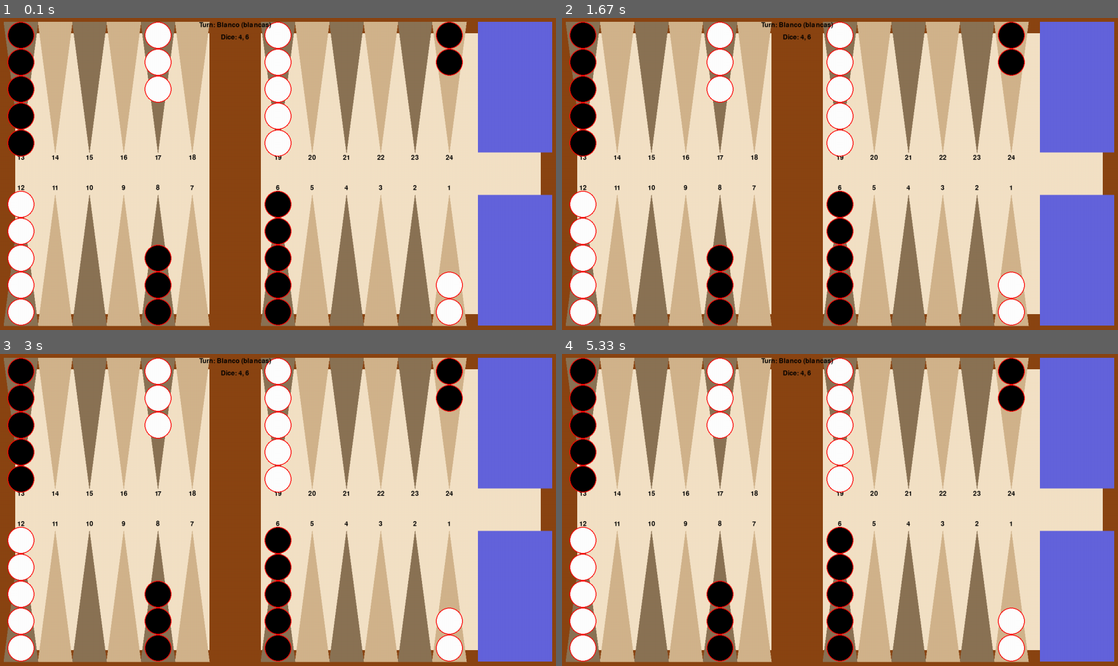
Above: before the commit, frames 1-4 (two rows, left to right).
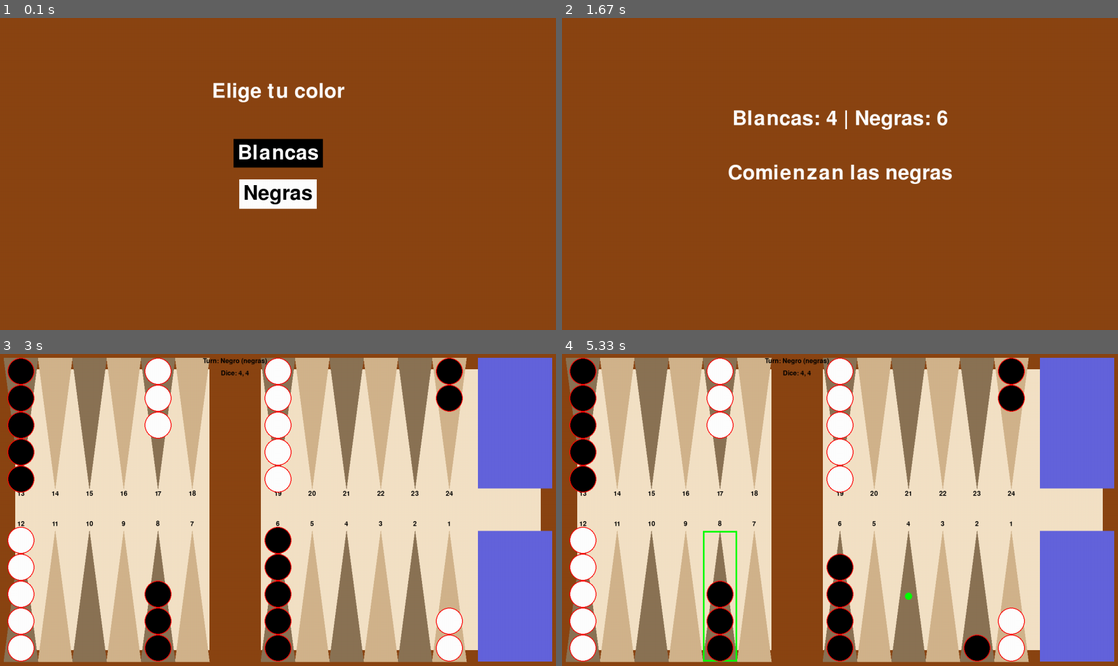
Above: after the commit, the same moments.

Repository: um-computacion/computacion-2025-backgammon-BarbozaFederico
Game: pygame game, started from backgammon/pygame_ui/ui.py
Same seed, same stepped clock (60 frames per second), same inputs: the game is played once before the commit and once after it.
Inputs (mouse positions are in pixels of both pictures, inside the frame that each line leads up to):
- Up to frame 1 (0.1 s): no input
- Up to frame 2 (1.67 s): click (817, 189) at 0.38 s
- Up to frame 3 (3 s): no input
- Up to frame 4 (5.33 s): click (984, 559) at 3.22 s; click (840, 597) at 4.05 s; click (979, 597) at 4.38 s; click (717, 597) at 5.22 s

The runs differ from the first frame. In frame 1, 87% of the frame differs, in the area x 0-100%, y 1-99%; in frame 2, 86%; in frame 3, 0.1%; in frame 4, 1.2%.

Commit message:
fix: se arreglo lo de la tirada inicial (se habia arreglado previamente)

Diff:
--- a/backgammon/core/backgammon.py
+++ b/backgammon/core/backgammon.py
@@ -92,14 +92,28 @@
             for checker in player.get_checkers():
                 checker._player = player  # direct assignment for owner reference
 
-    def start_game(self) -> None:
+    def start_game(self, primer_jugador_color: Optional[str] = None) -> None:
         """
         Starts the game and sets up initial positions for all checkers.
+
+        Parameters
+        ----------
+        primer_jugador_color : Optional[str]
+            If provided, sets the starting player to the one with the matching color.
+            Otherwise, the first player in the list starts.
 
         Returns
         -------
         None
         """
+        if primer_jugador_color:
+            for i, player in enumerate(self.players):
+                if player.get_color() == primer_jugador_color:
+                    self.current_player_idx = i
+                    break
+        else:
+            self.current_player_idx = 0
+
         self.started = True
         # Example initial positions (standard Backgammon setup)
         # This can be customized per rules
--- a/backgammon/pygame_ui/ui.py
+++ b/backgammon/pygame_ui/ui.py
@@ -1,16 +1,23 @@
 import pygame
 import sys
 import time
+import random
 from backgammon.core.backgammon import BackgammonGame
 from backgammon.core.player import PasoMovimiento, SecuenciaMovimiento
 
 # Constants
 WIDTH, HEIGHT = 1400, 800
 BOARD_COLOR = (244, 226, 198)  # A beige-like color
+BROWN = (139, 69, 19)
 BLACK = (0, 0, 0)
 WHITE = (255, 255, 255)
 RED = (255, 0, 0)
 GREEN = (0, 255, 0)
+
+# Game States
+SELECCION_COLOR = "SELECCION_COLOR"
+TIRADA_INICIAL = "TIRADA_INICIAL"
+JUEGO = "JUEGO"
 
 
 class PygameUI:
@@ -28,6 +35,17 @@
         self.font = pygame.font.Font(None, 24)
         self.large_font = pygame.font.Font(None, 74)
         self.clock = pygame.time.Clock()
+
+        # Game state
+        self.estado_juego = SELECCION_COLOR
+        self.color_elegido = None
+        self.dados_iniciales = {"blancas": 0, "negras": 0}
+        self.ganador_tirada_inicial = None
+        self.tiempo_inicio_tirada = None
+        self.boton_blancas_rect = None
+        self.boton_negras_rect = None
+        self.juego_iniciado = False
+
         self.game_over = False
         self.winner = None
         self.game_over_time = None
@@ -60,7 +78,7 @@
         self.selected_source = None  # Can be point index or 'bar'
 
         self.game = BackgammonGame()
-        self._setup_game()
+        # self._setup_game() will be called after the initial screens
 
     def _calculate_bar_rects(self):
         """Calculates the clickable rects for each player's bar."""
@@ -93,26 +111,35 @@
 
     def _setup_game(self):
         """Sets up the players and starts the game."""
-        player_configs = [
-            {
-                "id": "P1",
-                "nombre": "Blanco",
-                "color": "blancas",
-                "direccion": 1,
-                "home_points": range(18, 24),
-                "entry_point": -1,
-            },
-            {
-                "id": "P2",
-                "nombre": "Negro",
-                "color": "negras",
-                "direccion": -1,
-                "home_points": range(0, 6),
-                "entry_point": 24,
-            },
-        ]
+        # El jugador humano siempre será P1, el color se basa en la selección
+        color_humano = self.color_elegido
+        color_ia = "negras" if color_humano == "blancas" else "blancas"
+
+        # Las configuraciones se mantienen, solo cambiamos qué configuración pertenece a P1
+        config_blancas = {
+            "id": "P1" if color_humano == "blancas" else "P2",
+            "nombre": "Blanco",
+            "color": "blancas",
+            "direccion": 1,
+            "home_points": range(18, 24),
+            "entry_point": -1,
+        }
+        config_negras = {
+            "id": "P2" if color_humano == "blancas" else "P1",
+            "nombre": "Negro",
+            "color": "negras",
+            "direccion": -1,
+            "home_points": range(0, 6),
+            "entry_point": 24,
+        }
+
+        player_configs = [config_blancas, config_negras]
+
         self.game.setup_players(player_configs)
-        self.game.start_game()
+        self.game.start_game(
+            primer_jugador_color=self.ganador_tirada_inicial
+        )
+        # La tirada de dados y la configuración del turno se harán en el bucle principal del juego
         self.game.roll_dice()
 
     def _calculate_point_rects(self):
@@ -548,41 +575,134 @@
             return False
         return True
 
+    def _draw_pantalla_seleccion_color(self):
+        self.screen.fill(BROWN)
+        titulo_surface = self.large_font.render(
+            "Elige tu color", True, WHITE
+        )
+        titulo_rect = titulo_surface.get_rect(center=(WIDTH / 2, HEIGHT / 4))
+        self.screen.blit(titulo_surface, titulo_rect)
+
+        # Botón Blancas
+        blancas_surface = self.large_font.render("Blancas", True, WHITE)
+        self.boton_blancas_rect = blancas_surface.get_rect(
+            center=(WIDTH / 2, HEIGHT / 2 - 50)
+        )
+        pygame.draw.rect(self.screen, BLACK, self.boton_blancas_rect.inflate(20, 20))
+        self.screen.blit(blancas_surface, self.boton_blancas_rect)
+
+        # Botón Negras
+        negras_surface = self.large_font.render("Negras", True, BLACK)
+        self.boton_negras_rect = negras_surface.get_rect(
+            center=(WIDTH / 2, HEIGHT / 2 + 50)
+        )
+        pygame.draw.rect(self.screen, WHITE, self.boton_negras_rect.inflate(20, 20))
+        self.screen.blit(negras_surface, self.boton_negras_rect)
+
+    def _handle_eventos_seleccion_color(self, event):
+        if event.type == pygame.MOUSEBUTTONDOWN:
+            if self.boton_blancas_rect and self.boton_blancas_rect.collidepoint(
+                event.pos
+            ):
+                self.color_elegido = "blancas"
+                self.estado_juego = TIRADA_INICIAL
+            elif self.boton_negras_rect and self.boton_negras_rect.collidepoint(
+                event.pos
+            ):
+                self.color_elegido = "negras"
+                self.estado_juego = TIRADA_INICIAL
+
+    def _draw_pantalla_tirada_inicial(self):
+        self.screen.fill(BROWN)
+        if not self.ganador_tirada_inicial:
+            msg = "Tirando dados..."
+        else:
+            msg = f"Blancas: {self.dados_iniciales['blancas']} | Negras: {self.dados_iniciales['negras']}"
+
+        texto_surface = self.large_font.render(msg, True, WHITE)
+        texto_rect = texto_surface.get_rect(center=(WIDTH / 2, HEIGHT / 3))
+        self.screen.blit(texto_surface, texto_rect)
+
+        if self.ganador_tirada_inicial:
+            ganador_msg = f"Comienzan las {self.ganador_tirada_inicial}"
+            ganador_surface = self.large_font.render(ganador_msg, True, WHITE)
+            ganador_rect = ganador_surface.get_rect(
+                center=(WIDTH / 2, HEIGHT / 2)
+            )
+            self.screen.blit(ganador_surface, ganador_rect)
+
+    def _manejar_logica_tirada_inicial(self):
+        ahora = time.time()
+        # Si no hay una tirada en curso, empezamos una
+        if self.tiempo_inicio_tirada is None:
+            self.tiempo_inicio_tirada = ahora
+            self.dados_iniciales["blancas"] = random.randint(1, 6)
+            self.dados_iniciales["negras"] = random.randint(1, 6)
+
+            if self.dados_iniciales["blancas"] > self.dados_iniciales["negras"]:
+                self.ganador_tirada_inicial = "blancas"
+            elif self.dados_iniciales["negras"] > self.dados_iniciales["blancas"]:
+                self.ganador_tirada_inicial = "negras"
+            else:
+                # Empate, preparamos para re-tirar después de una pausa
+                self.ganador_tirada_inicial = "empate"
+
+        # Lógica de transición
+        if self.ganador_tirada_inicial:
+            # Si hay un ganador, esperamos para mostrar el resultado y luego cambiamos de estado
+            if self.ganador_tirada_inicial != "empate":
+                if ahora - self.tiempo_inicio_tirada > 2.5:
+                    self.estado_juego = JUEGO
+                    self._setup_game()
+            # Si es un empate, esperamos un segundo y luego reiniciamos la tirada
+            elif self.ganador_tirada_inicial == "empate":
+                if ahora - self.tiempo_inicio_tirada > 1.0:
+                    self.tiempo_inicio_tirada = None # Esto provocará una nueva tirada en el siguiente frame
+                    self.ganador_tirada_inicial = None
+
+
     def run(self):
         """The main loop of the game."""
-        # Initial turn setup
-        self.game.roll_dice()
-        print(
-            f"Inicia el turno para {self.game.get_current_player().get_nombre()} con dados {self.game.dice.get_values()}"
-        )
-        if not self._has_any_legal_moves():
-            self._end_turn()
-
         running = True
         while running:
             for event in pygame.event.get():
                 if event.type == pygame.QUIT:
                     running = False
+
+                if self.estado_juego == SELECCION_COLOR:
+                    self._handle_eventos_seleccion_color(event)
+                elif self.estado_juego == JUEGO:
+                    if self.game_over:
+                        if event.type in [pygame.MOUSEBUTTONDOWN, pygame.KEYDOWN]:
+                            running = False
+                    else:
+                        if event.type == pygame.MOUSEBUTTONDOWN:
+                            self._handle_click(event.pos)
+
+            # --- State-based Drawing and Logic ---
+            if self.estado_juego == SELECCION_COLOR:
+                self._draw_pantalla_seleccion_color()
+            elif self.estado_juego == TIRADA_INICIAL:
+                self._manejar_logica_tirada_inicial()
+                self._draw_pantalla_tirada_inicial()
+            elif self.estado_juego == JUEGO:
+                if not self.juego_iniciado:
+                    print(
+                        f"Inicia el turno para {self.game.get_current_player().get_nombre()} con dados {self.game.dice.get_values()}"
+                    )
+                    if not self._has_any_legal_moves():
+                        self._end_turn()
+                    self.juego_iniciado = True
+
+                self.screen.fill(BOARD_COLOR)
+                self._draw_board()
+                self._draw_checkers()
+                self._draw_game_info()
                 if self.game_over:
-                    if event.type in [pygame.MOUSEBUTTONDOWN, pygame.KEYDOWN]:
-                        running = False  # Exit on click/key after game over
-                else:  # Only handle clicks if the game is not over
-                    if event.type == pygame.MOUSEBUTTONDOWN:
-                        self._handle_click(event.pos)
-
-            # Drawing logic
-            self.screen.fill(BOARD_COLOR)
-            self._draw_board()
-            self._draw_checkers()
-            self._draw_game_info()
-            if self.game_over:
-                self._draw_game_over_screen()
+                    self._draw_game_over_screen()
+
             pygame.display.flip()
-
             self.clock.tick(60)
-
-        pygame.quit()
-        sys.exit()
 
         pygame.quit()
         sys.exit()
